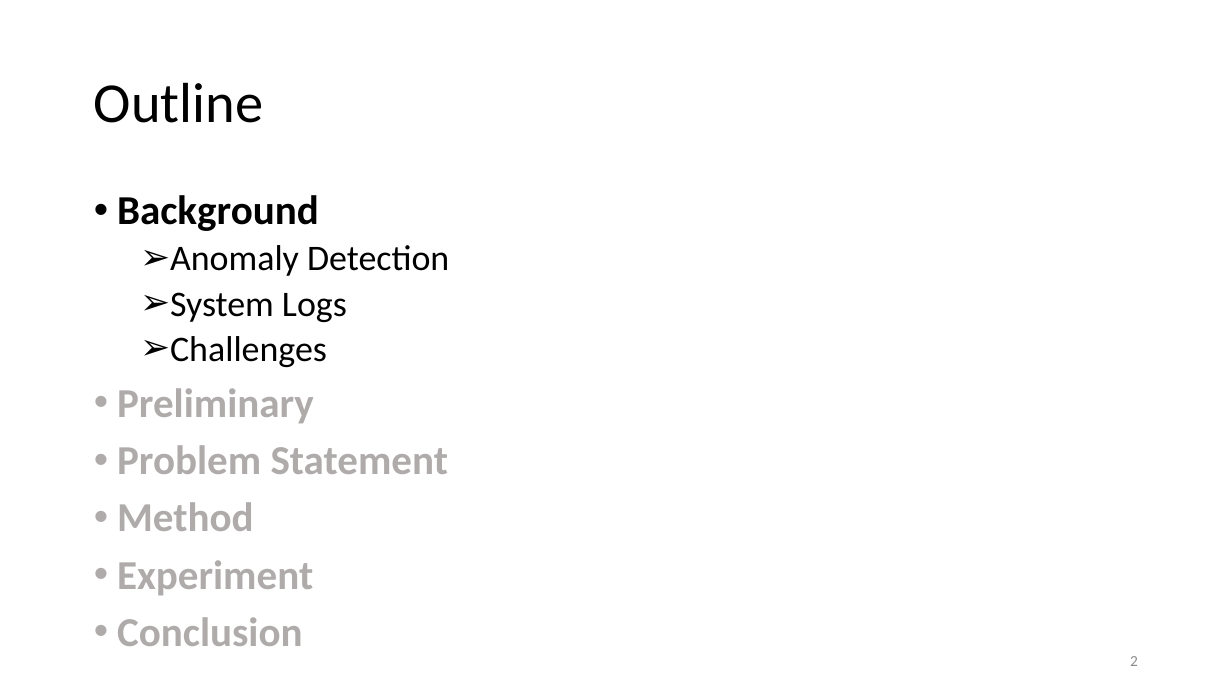
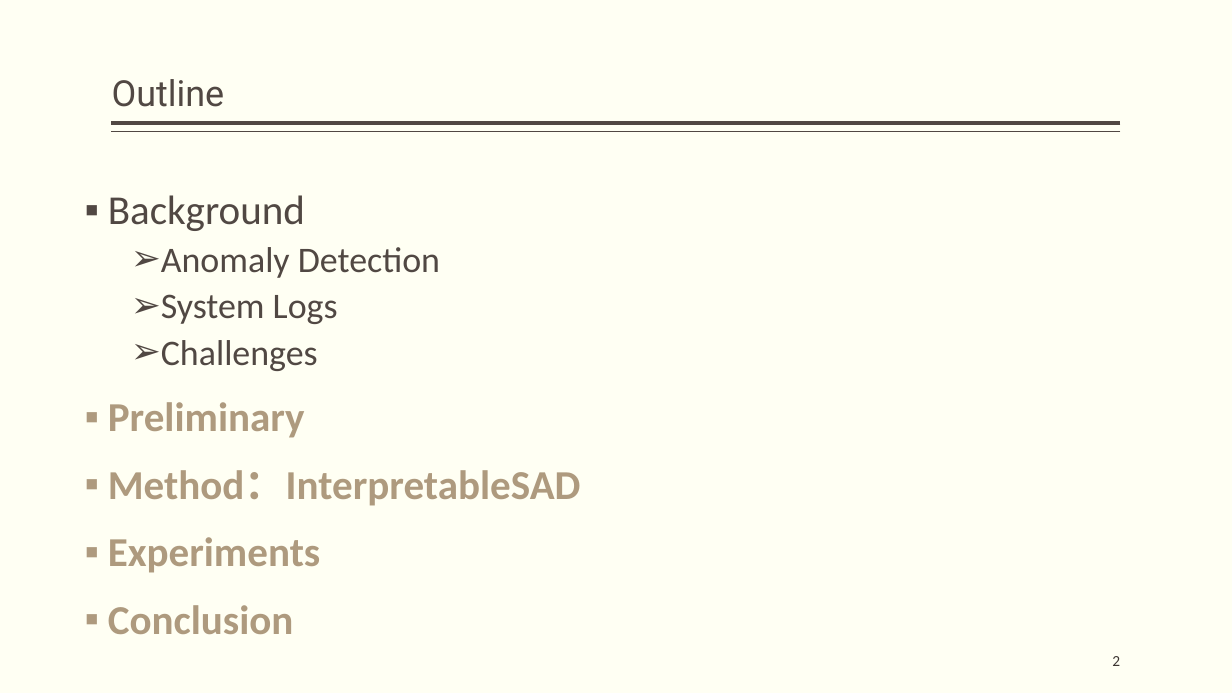
Before and after one commit to hanxiao0607/others, a slide deck: slide 2 of InterpretableSAD.pptx. Drawn at 1232x693 pixels with LibreOffice and Linux fonts; fonts in the diff are those of the drawing. Boxes give left, top, right and bottom in pixels: in the first picture for what was removed or moved away, otherwise in the second. Text is boxed around its words. In the diff, an @@ line names an element or a change of style, - is before the commit and + after.

```diff
--- a/InterpretableSAD.pptx
+++ b/InterpretableSAD.pptx
@@ background #FFFFFF to #FFFFF3 @@
@@ title "Outline": place and size @@
-title "Outline" at <box>94,82,263,123</box>
+title "Outline" at <box>112,79,225,107</box>
@@ title "Outline" at <box>112,79,225,107</box>: size 44 to 28 pt, font Calibri to Roboto, text colour #000000 to #514843; vertical alignment middle to bottom @@
@@ line added from (1121, 123) to (112, 123), #514843 3 pt @@
@@ line added from (1121, 132) to (112, 132), #514843 1 pt @@
@@ text at <box>108,195,440,634</box>: text colour #000000 to #514843 in "Background", "Anomaly Detection", "System Logs", "Challenges"; bold off in "Background"; text colour #AFABAB to #AE9A7E, letter outline none to #FFFFFF 0.75 pt in "Preliminary", "Conclusion"; bullet • to ▪; more space between paragraphs @@
@@ text at <box>108,470,581,573</box>: text changed; text colour #AFABAB to #AE9A7E @@
-• Problem Statement
-• Method
-• Experiment
+▪ Method：InterpretableSAD
+▪ Experiments
@@ page number: place and size @@
-page number at <box>1130,656,1138,666</box>
+page number at <box>1112,656,1120,666</box>
@@ page number at <box>1112,656,1120,666</box>: text colour #8C8C8C to #3D3632 @@
```
Also in this commit, not shown: 25 other slides changed, 5 slides added, 5 slides removed, 1 other file.
